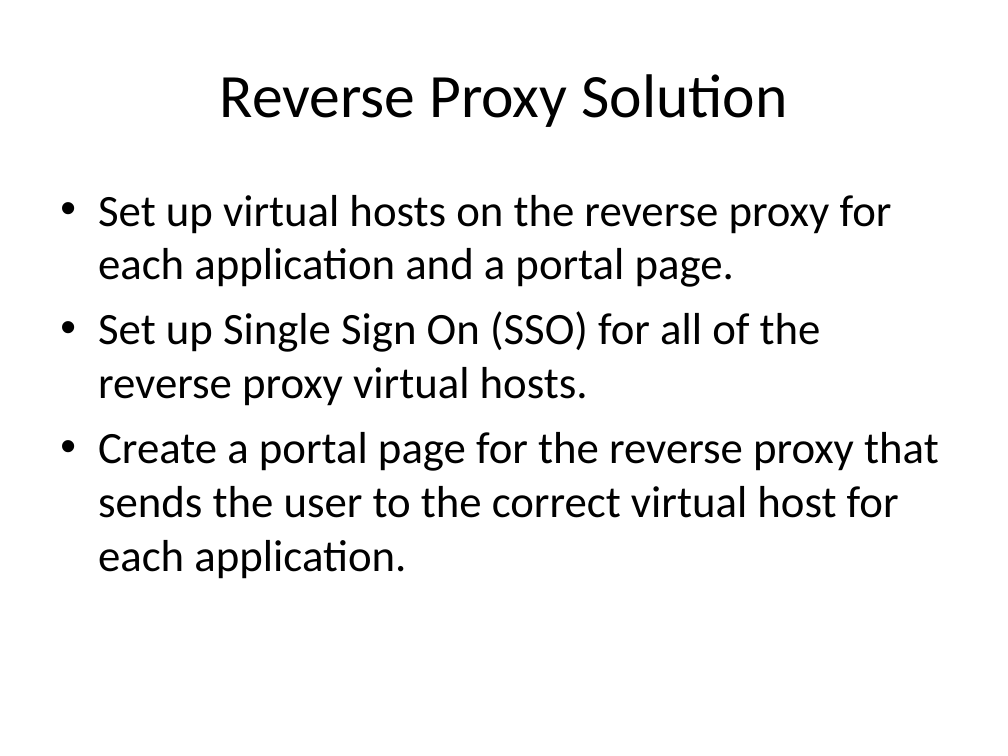
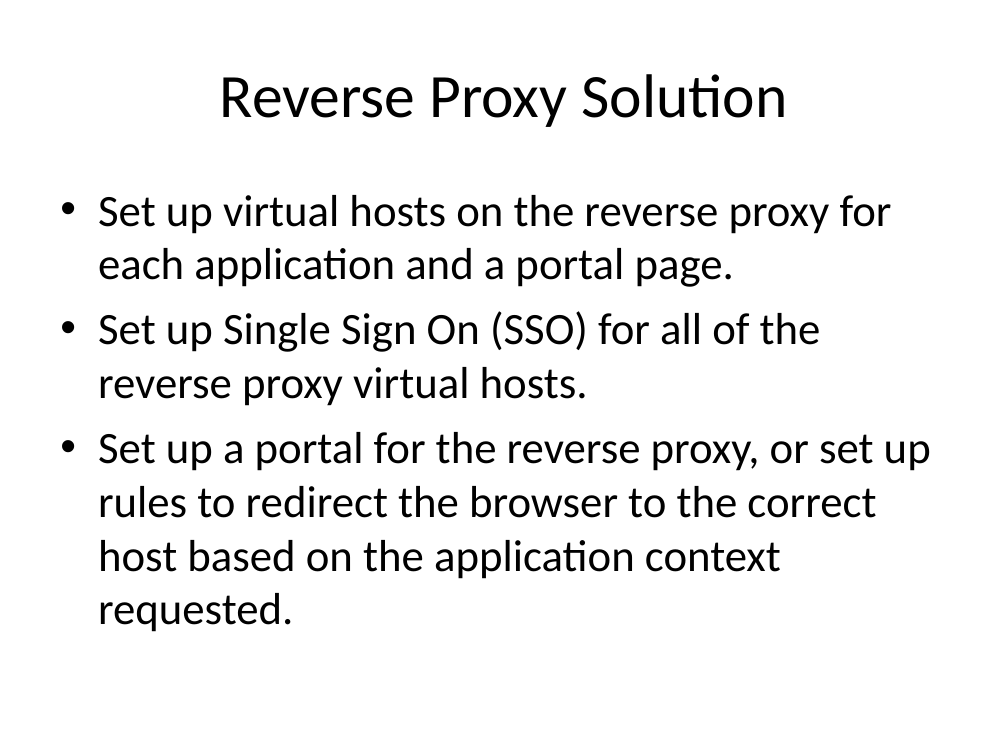
Before and after one commit to EdCharbeneau/CodePaLOUsa, a slide deck: slide 16 of 2013/LocalStorageSecurity/LocalStoragePresentation.ppt. Drawn at 1008x756 pixels with LibreOffice and Linux fonts; fonts in the diff are those of the drawing. Boxes give left, top, right and bottom in pixels: in the first picture for what was removed or moved away, otherwise in the second. Text is boxed around its words. In the diff, an @@ line names an element or a change of style, - is before the commit and + after.

Commit message:
Add mention of using a redirection strategy to reverse proxy slide.

```diff
--- a/2013/LocalStorageSecurity/LocalStoragePresentation.ppt
+++ b/2013/LocalStorageSecurity/LocalStoragePresentation.ppt
@@ text at bbox=[98, 432, 931, 632]: text changed @@
-• Create a portal page for the reverse proxy that sends the user to the correct virtual host for each application.
+• Set up a portal for the reverse proxy, or set up rules to redirect the browser to the correct host based on the application context requested.
```
